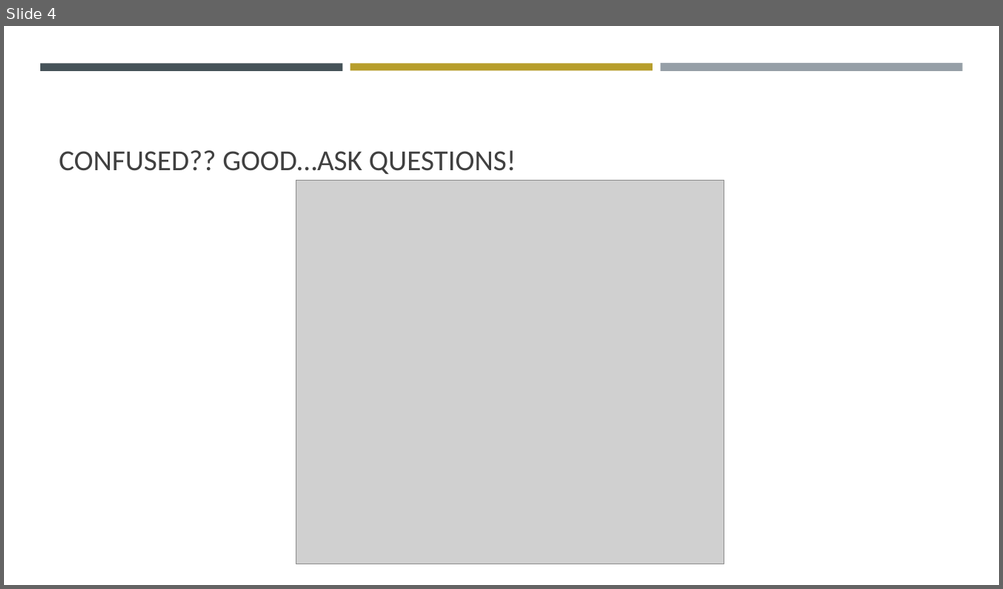
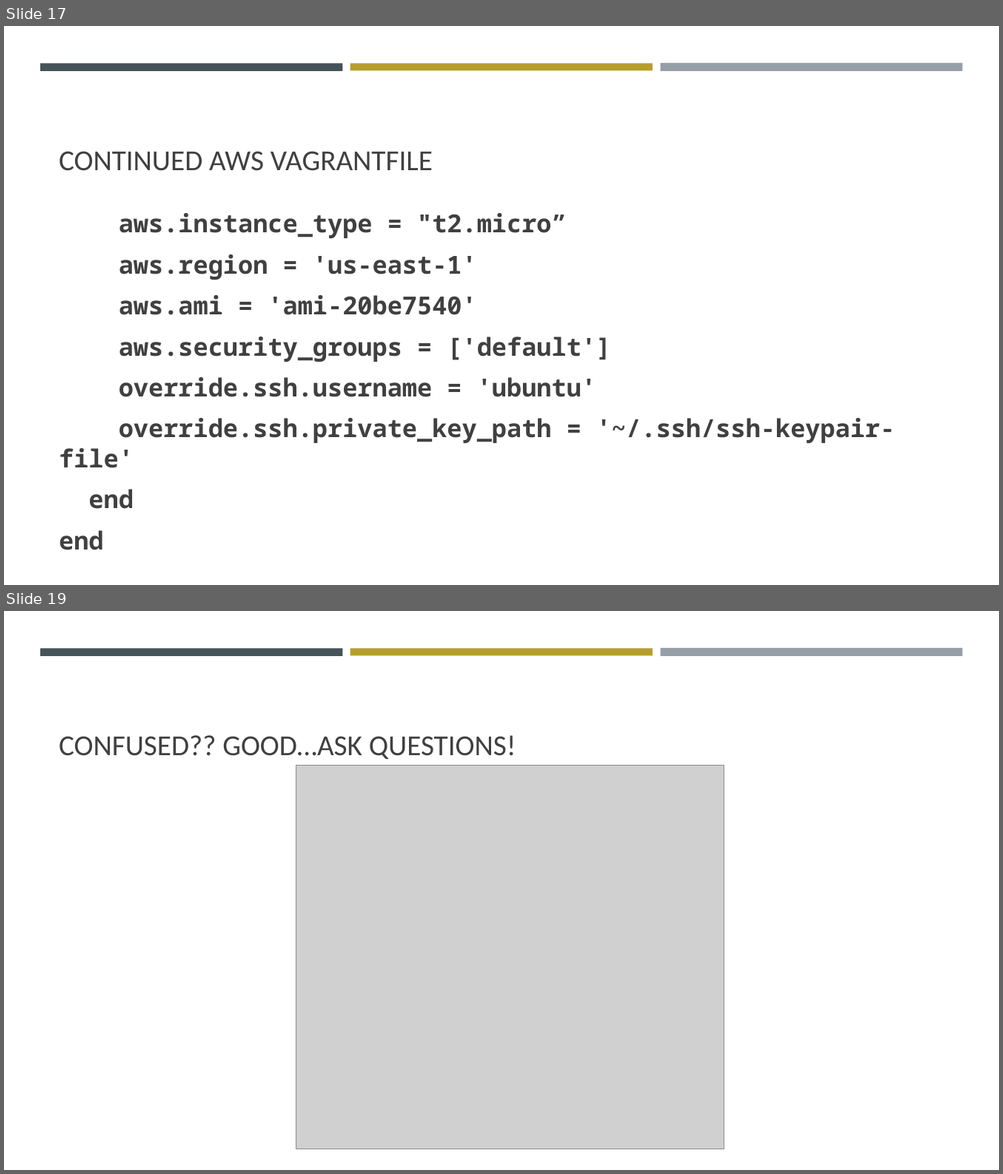
Before and after one commit to ferninphilly/accelebrate-vagrant-docker, a slide deck: module03/presentationThree.pptx. Shown one above the other, each under a label of ours: slide 4 before the commit, slides 17 and 19 after it; the slides between them are not shown. The pictures are 1003x589 and 1003x1174 pixels, drawn with LibreOffice and Linux fonts; fonts in the diff are those of the drawing; grey boxes stand for pictures. Boxes give left, top, right and bottom in pixels: in the first picture for what was removed or moved away, otherwise in the second. Text is boxed around its words. In the diff, an @@ line names an element or a change of style, - is before the commit and + after.

```diff
--- a/module03/presentationThree.pptx
+++ b/module03/presentationThree.pptx
@@ slide 17 added at (4,26,999,585), background #FFFFFF; not listed: 3 template elements that a slide beside it also shows @@
@@ title added at (59,151,432,171), 28 pt, text #404040 @@
+CONTINUED AWS VAGRANTFILE
@@ text added at (59,213,894,551), 24 pt, text #404040, bold @@
+aws.instance_type = "t2.micro”
+aws.region = 'us-east-1'
+aws.ami = 'ami-20be7540'
+aws.security_groups = ['default']
+override.ssh.username = 'ubuntu'
+override.ssh.private_key_path = '~/.ssh/ssh-keypair-file'
+end
+end
@@ what was slide 4 is now slide 19 @@
```
Also in this commit, not shown: 2 slides changed, 14 other slides added.
